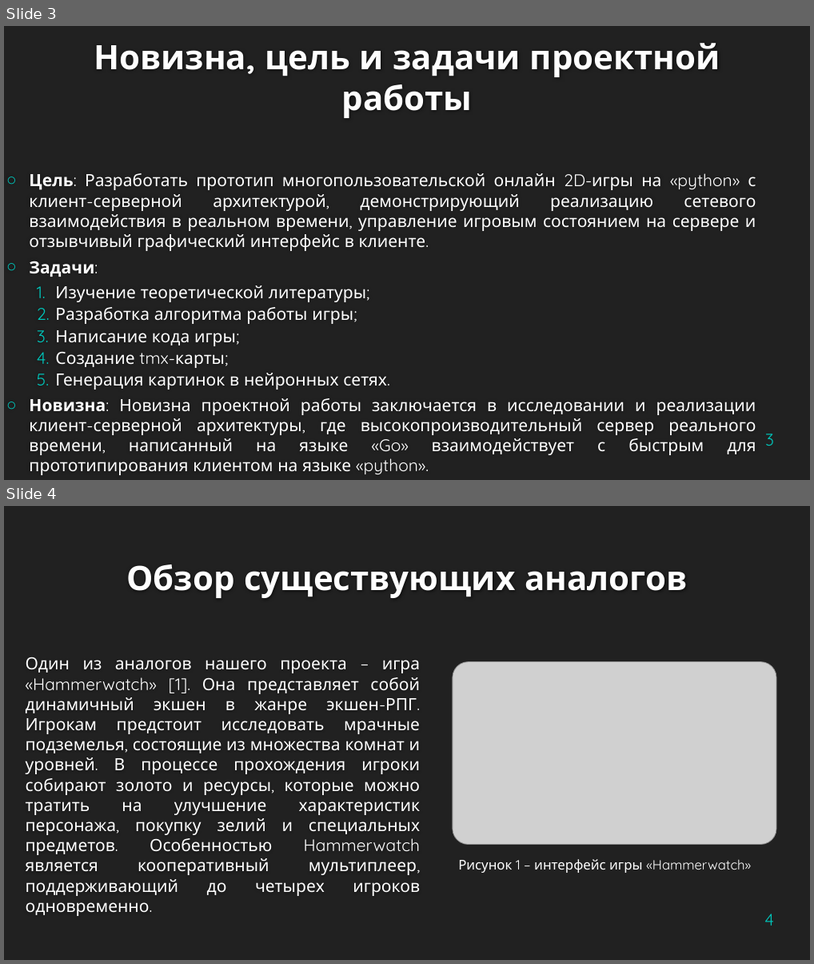
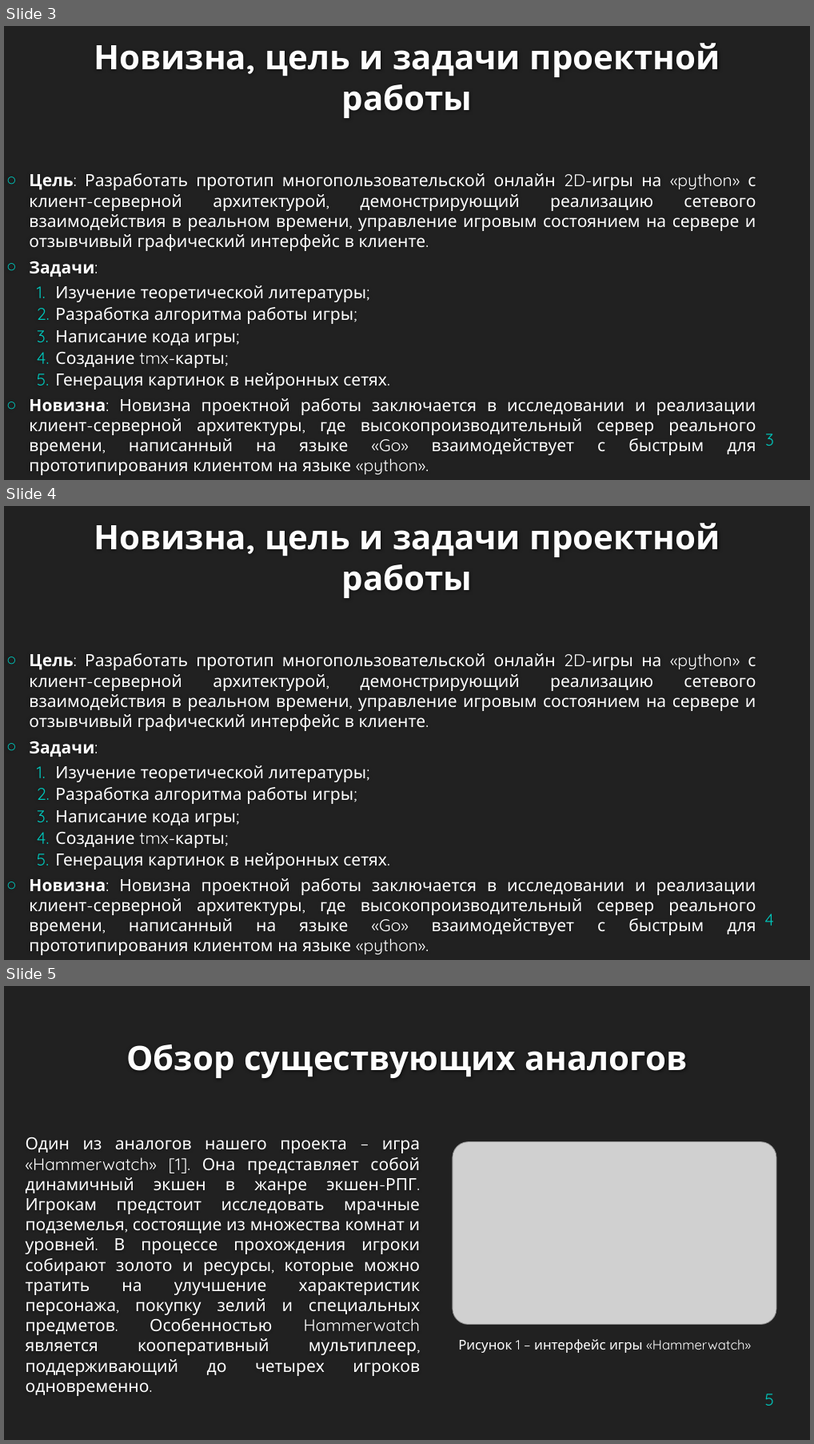
Before and after one commit to leagueofadventures/origin, a slide deck: Документация/origin.pptx. Shown one above the other, each under a label of ours: slides 3 and 4 before the commit, slides 3, 4 and 5 after it. The pictures are 814x964 and 814x1444 pixels, drawn with LibreOffice and Linux fonts; fonts in the diff are those of the drawing; grey boxes stand for pictures; background and template pictures are left out. Boxes give left, top, right and bottom in pixels: in the first picture for what was removed or moved away, otherwise in the second. Text is boxed around its words. In the diff, an @@ line names an element or a change of style, - is before the commit and + after.

```diff
--- a/Документация/origin.pptx
+++ b/Документация/origin.pptx
@@ slide 4 added at box(4, 506, 810, 960), background #212121 @@
@@ title added at box(94, 523, 721, 598), 40 pt, text #FEFEFE, bold @@
+Новизна, цель и задачи проектной работы
@@ text added at box(29, 653, 757, 955), 20 pt, text #FFFFFF @@
+○ Цель: Разработать прототип многопользовательской онлайн 2D-игры на «python» с клиент-серверной архитектурой, демонстрирующий реализацию сетевого взаимодействия в реальном времени, управление игровым состоянием на сервере и отзывчивый графический интерфейс в клиенте.
+○ Задачи:
+  1. Изучение теоретической литературы;
+  2. Разработка алгоритма работы игры;
+  3. Написание кода игры;
+  4. Создание tmx-карты;
+  5. Генерация картинок в нейронных сетях.
+○ Новизна: Новизна проектной работы заключается в исследовании и реализации клиент-серверной архитектуры, где высокопроизводительный сервер реального времени, написанный на языке «Go» взаимодействует с быстрым для прототипирования клиентом на языке «python».
@@ page number added at box(765, 913, 774, 925), 20 pt, text #00C6BB @@
+4
@@ what was slide 4 is now slide 5 @@
@@ page number at box(766, 1393, 775, 1405): text changed @@
-4
+5
```
Also in this commit, not shown: 2 slides changed, 1 other file.
